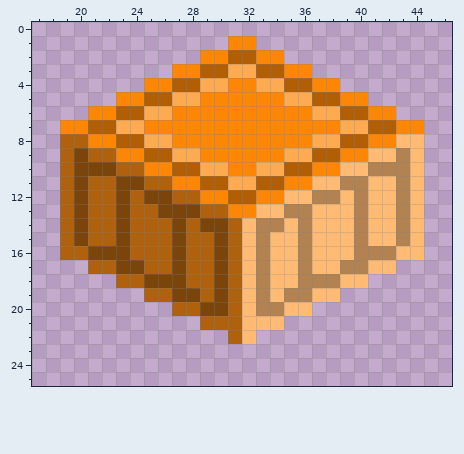
File history of a pixel-art sprite, Assets/Resources/Assets/Tiles/tileset_box.png. This is how it looked before the edit.
The file is 64x48 pixels. Shown: x 17..46, y 0..25. The old version is drawn lined up with the new one.
And afterwards:
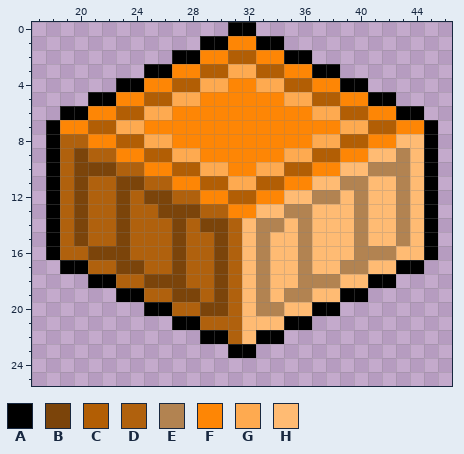
Palette (. is transparent): A #000000  B #7b440a  C #b25e04  D #b0610d  E #b28351  F #fe8605  G #feaa50  H #ffbb73
Edits made:
whole drawing moved by +0,+1 (the old picture is shown already moved)
Colour A is added in row 0 at x 31 to 32; in row 1 at x 29 to 30 and 33 to 34; in row 2 at x 27 to 28 and 35 to 36; in row 3 at x 25 to 26 and 37 to 38; in row 4 at x 23 to 24 and 39 to 40; in row 5 at x 21 to 22 and 41 to 42.
Colour A is added in row 6 at x 19 to 20 and 43 to 44; in rows 7 to 16 at x 18 and 45; in row 17 at x 19 to 20 and 43 to 44; in row 18 at x 21 to 22 and 41 to 42; in row 19 at x 23 to 24 and 39 to 40; in row 20 at x 25 to 26 and 37 to 38.
Colour A is added in row 21 at x 27 to 28 and 35 to 36; in row 22 at x 29 to 30 and 33 to 34; in row 23 at x 31 to 32.
Pixel boxes of the changes (left, top, right, bottom) in both pictures:
added: (46, 22, 438, 358)
